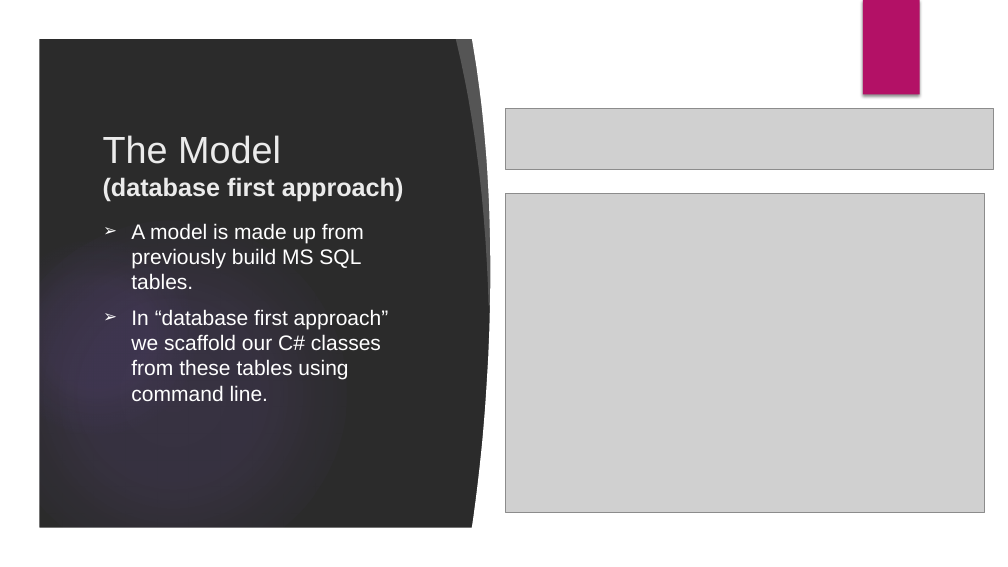
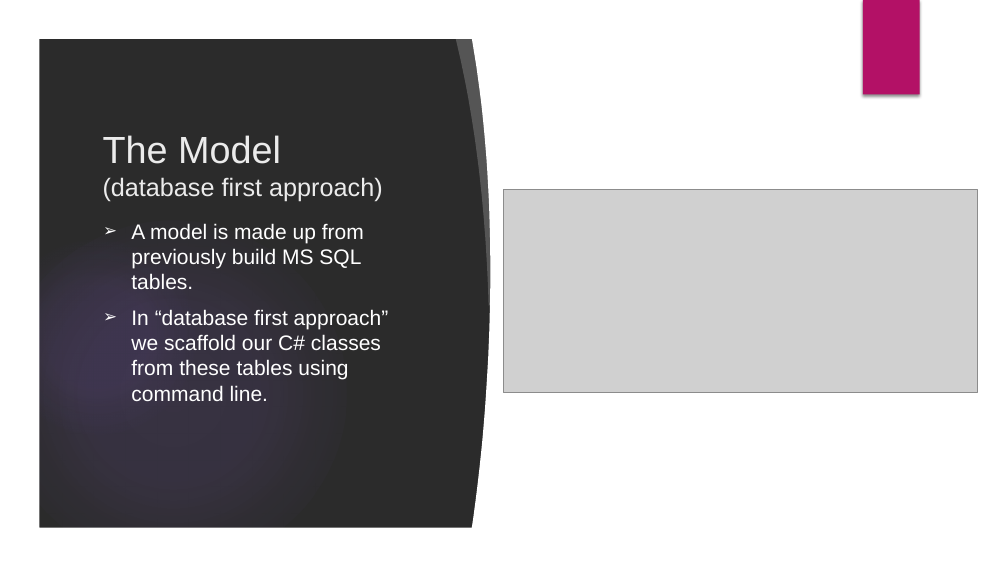
Before and after one commit to velizar92/TSK_Presentations, a slide deck: slide 19 of Databases_and_EntityFrameworkCore.pptx (slide 15 before the commit). Drawn at 1008x567 pixels with LibreOffice and Linux fonts; fonts in the diff are those of the drawing; grey boxes stand for pictures; background and template pictures are left out; a plain dark background stands for a picture behind light text. Boxes give left, top, right and bottom in pixels: in the first picture for what was removed or moved away, otherwise in the second. Text is boxed around its words. In the diff, an @@ line names an element or a change of style, - is before the commit and + after.

```diff
--- a/Databases_and_EntityFrameworkCore.pptx
+++ b/Databases_and_EntityFrameworkCore.pptx
@@ title "The Model (database first approach)" at (103,135,382,201): bold off in "(database first approach)" @@
@@ picture removed at (506,108,994,169) @@
@@ picture: place and size @@
-picture at (506,194,985,513)
+picture at (504,190,978,393)
```
Also in this commit, not shown: 7 other slides changed, 6 slides added, 2 slides removed.
